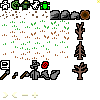
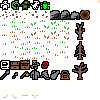
Layer changes from the first 100×100 image to the second:
painted on "tileset.png" over (x1=10, y1=60, x2=70, y2=80)
